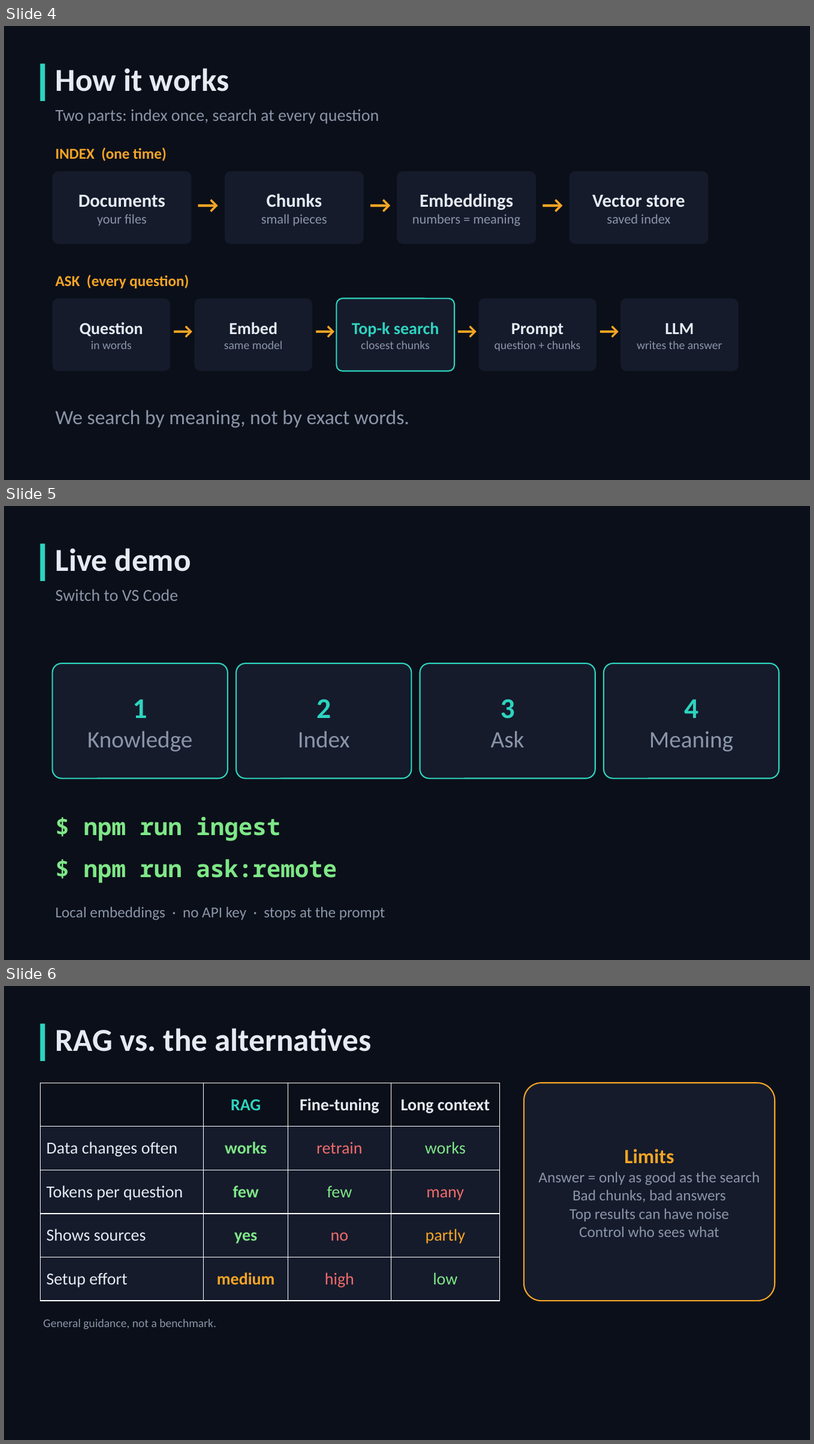
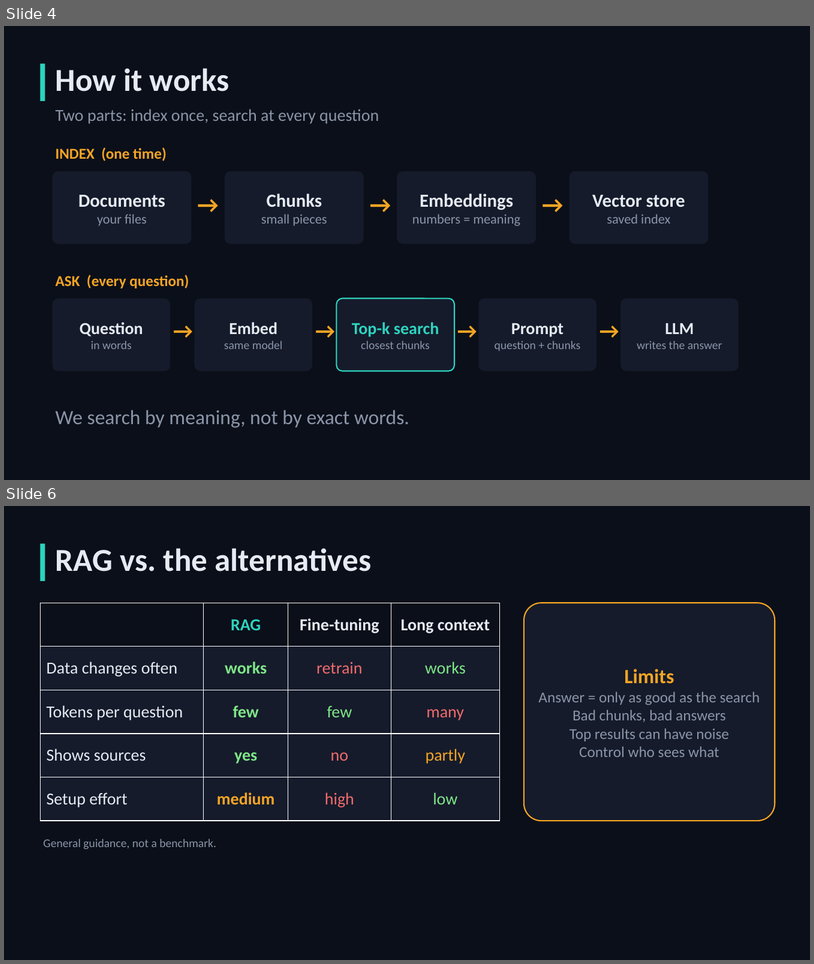
Before and after one commit to mateuzor/my_pocs, a slide deck: poc-rag/deck/rag-intro.pptx. Shown one above the other, each under a label of ours: slides 4, 5 and 6 before the commit, slides 4 and 6 after it; the slides between them are not shown. The pictures are 814x1444 and 814x964 pixels, drawn with LibreOffice and Linux fonts; fonts in the diff are those of the drawing. Boxes give left, top, right and bottom in pixels: in the first picture for what was removed or moved away, otherwise in the second. Text is boxed around its words. In the diff, an @@ line names an element or a change of style, - is before the commit and + after.

```diff
--- a/poc-rag/deck/rag-intro.pptx
+++ b/poc-rag/deck/rag-intro.pptx
@@ slide 5 removed at (4,506,810,960), background #0B0F19 @@
@@ rectangle removed at (40,544,45,581) @@
@@ text removed at (56,548,191,571) @@
-Live demo
@@ text removed at (56,589,178,601) @@
-Switch to VS Code
@@ rounded rectangle removed at (53,663,228,778) @@
-1
-Knowledge
@@ rounded rectangle removed at (236,663,412,778) @@
-2
-Index
@@ rounded rectangle removed at (420,663,596,778) @@
-3
-Ask
@@ rounded rectangle removed at (604,663,780,778) @@
-4
-Meaning
@@ text removed at (84,816,281,841) @@
-$ npm run ingest
@@ text removed at (84,859,337,883) @@
-$ npm run ask:remote
@@ text removed at (56,906,386,920) @@
-Local embeddings · no API key · stops at the prompt
```
Also in this commit, not shown: 1 slide changed, 2 other files.
